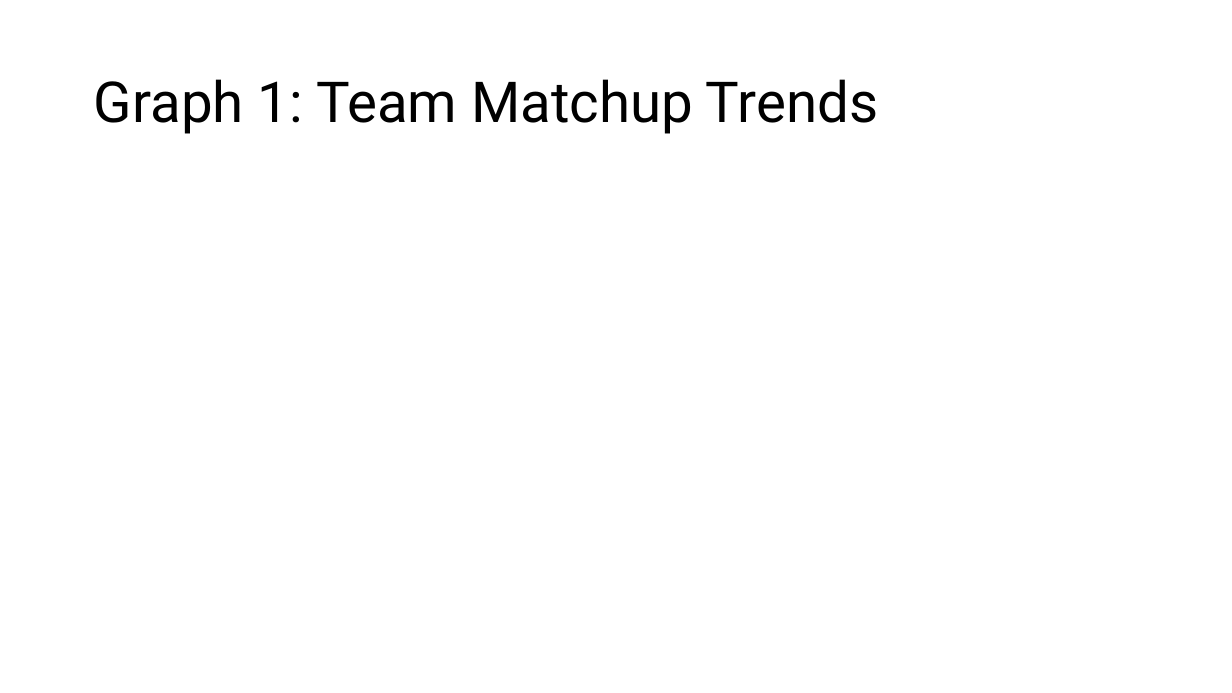
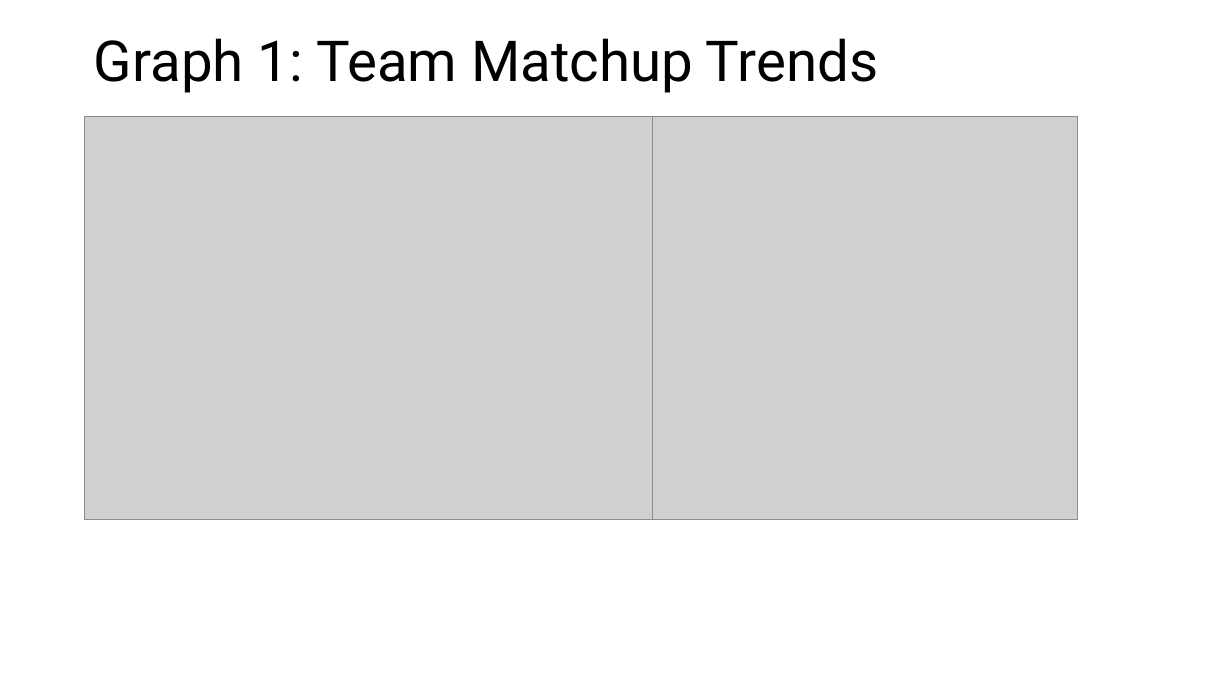
Before and after one commit to ZuanovicLuka/NBA_visualizations, a slide deck: slide 7 of presentations/1_final_presentation.pptx. Drawn at 1232x693 pixels with LibreOffice and Linux fonts; fonts in the diff are those of the drawing; grey boxes stand for pictures. Boxes give left, top, right and bottom in pixels: in the first picture for what was removed or moved away, otherwise in the second. Text is boxed around its words. In the diff, an @@ line names an element or a change of style, - is before the commit and + after.

```diff
--- a/presentations/1_final_presentation.pptx
+++ b/presentations/1_final_presentation.pptx
@@ title "Graph 1: Team Matchup Trends": place and size @@
-title "Graph 1: Team Matchup Trends" at [94, 79, 878, 134]
+title "Graph 1: Team Matchup Trends" at [94, 38, 878, 93]
@@ picture added at [85, 116, 653, 519] @@
@@ picture added at [384, 116, 1078, 519] @@
```
Also in this commit, not shown: 5 other slides changed, 1 other file.
